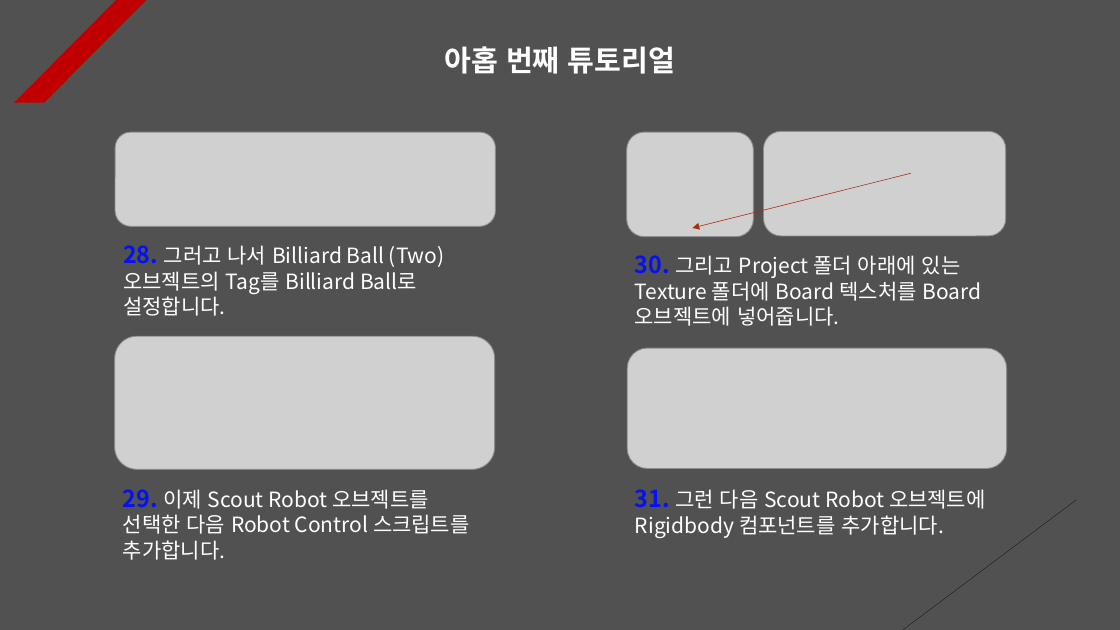
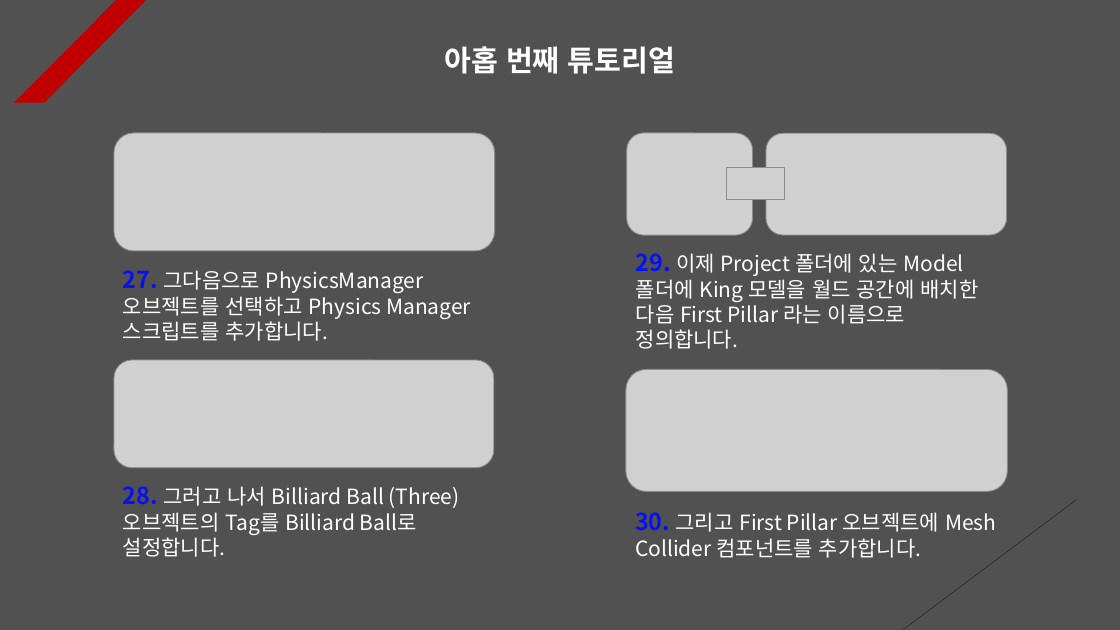
Before and after one commit to Unity2033/3D-UnityEngine, a slide deck: slide 9 of Assets/Physics/PPT Data/Physics Example.pptx. Drawn at 1120x630 pixels with LibreOffice and Linux fonts; fonts in the diff are those of the drawing; grey boxes stand for pictures. Boxes give left, top, right and bottom in pixels: in the first picture for what was removed or moved away, otherwise in the second. Text is boxed around its words. In the diff, an @@ line names an element or a change of style, - is before the commit and + after.

Commit message:
Physics Tutorial Renewal
- Implemented to randomly set the
  interpolation method of the rigid
  body when the collision with the
  game object is over

- Implementation of Billiard Ball
  object to physically move

- Implementation of setting the
  rigid body to sleep mode when a
  specific tag is selected using
  raycast

- Delete resource data

- Physical PPT data update

```diff
--- a/Assets/Physics/PPT Data/Physics Example.pptx
+++ b/Assets/Physics/PPT Data/Physics Example.pptx
@@ picture: place and size @@
-picture at <box>115,132,496,226</box>
+picture at <box>114,133,495,250</box>
@@ arrow removed from (911, 173) to (692, 228) @@
@@ picture added at <box>727,167,785,200</box> @@
@@ text at <box>636,253,978,349</box>: text changed @@
-30. 그리고 Project 폴더 아래에 있는 Texture 폴더에 Board 텍스처를 Board 오브젝트에 넣어줍니다.
+29. 이제 Project 폴더에 있는 Model 폴더에 King 모델을 월드 공간에 배치한 다음 First Pillar 라는 이름으로 정의합니다.
@@ text at <box>123,270,471,341</box>: text changed @@
-29. 이제 Scout Robot 오브젝트를 선택한 다음 Robot Control 스크립트를 추가합니다.
+27. 그다음으로 PhysicsManager 오브젝트를 선택하고 Physics Manager 스크립트를 추가합니다.
@@ picture: place and size @@
-picture at <box>115,336,495,469</box>
+picture at <box>114,360,494,468</box>
@@ picture: place and size @@
-picture at <box>628,348,1007,468</box>
+picture at <box>626,370,1007,492</box>
@@ text at <box>123,486,460,557</box>: text changed @@
-28. 그러고 나서 Billiard Ball (Two) 오브젝트의 Tag를 Billiard Ball로 설정합니다.
+28. 그러고 나서 Billiard Ball (Three) 오브젝트의 Tag를 Billiard Ball로 설정합니다.
@@ text at <box>635,512,996,558</box>: text changed @@
-31. 그런 다음 Scout Robot 오브젝트에 Rigidbody 컴포넌트를 추가합니다.
+30. 그리고 First Pillar 오브젝트에 Mesh Collider 컴포넌트를 추가합니다.
```
Also in this commit, not shown: 12 other slides changed, 3 slides added, 1 slide removed, 14 other files.
